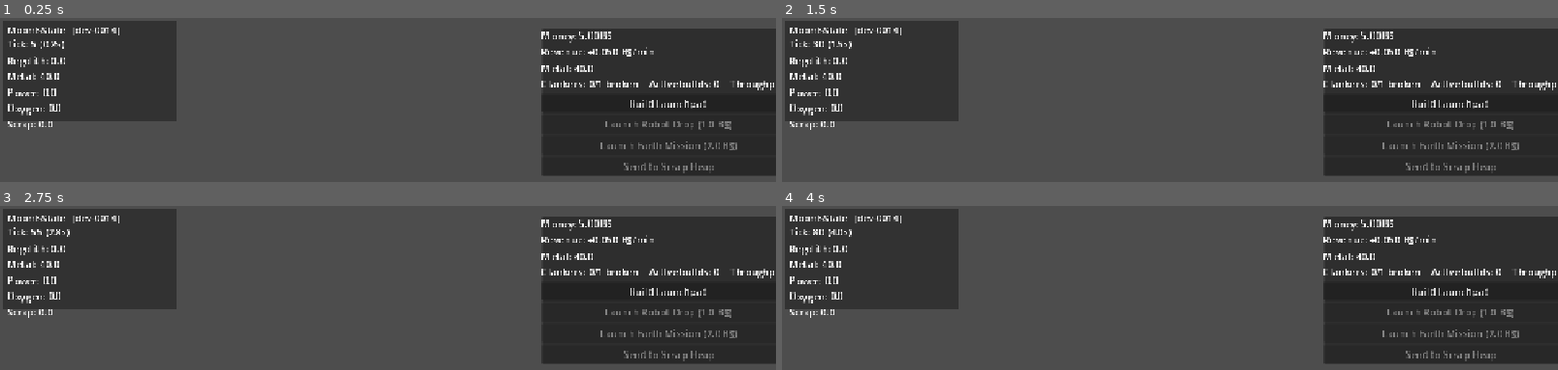
Above: before the commit, frames 1-4 (two rows, left to right).
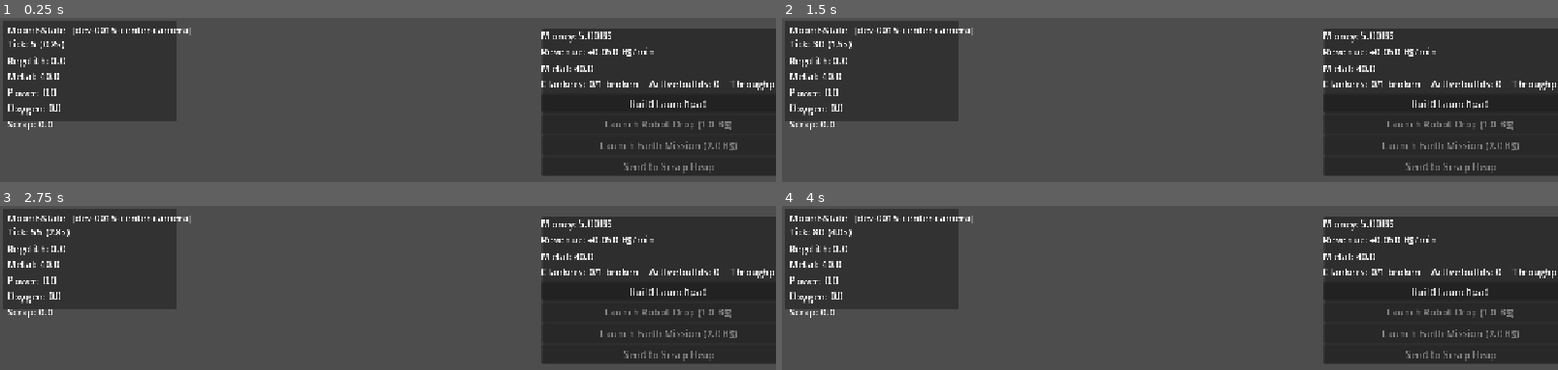
Above: after the commit, the same moments.

Repository: gitgrahamdunn/MoonIsState
Game: Godot game, scene res://scenes/game/Main.tscn
Same seed, same stepped clock (60 frames per second), same inputs: the game is played once before the commit and once after it.
Inputs (mouse positions are in pixels of both pictures, inside the frame that each line leads up to):
- Up to frame 1 (0.25 s): no input
- Up to frame 2 (1.5 s): click "Build Launchpad" at 0.5 s; tap Enter at 1.25 s; move the mouse to (outside the picture) at 1.27 s; hold Right (ui_right) from 1.28 s (still down); tap C at 1.35 s; click (outside the picture) at 1.42 s
- Up to frame 3 (2.75 s): release Right (ui_right) at 2 s; drag from (outside the picture) to (outside the picture) at 2.02 s
- Up to frame 4 (4 s): move the mouse to (1247, 327) at 2.77 s; hold Right (ui_right) 2.78-3.5 s; tap C at 2.85 s; drag from (outside the picture) to (937, 358) at 3.52 s

The runs differ from the first frame. In frame 1, 0.2% of the frame differs, in the area x 14-25%, y 5-11%; in frame 2, 0.2%; in frame 3, 0.2%; in frame 4, 0.2%.
Error in both runs: Invalid call. Nonexistent function 'get_screen_to_world' in base 'Camera2D'. (res://scripts/core/main.gd:158)

Commit message:
Center world camera on lander at match start

Diff:
--- a/scenes/game/Main.tscn
+++ b/scenes/game/Main.tscn
@@ -30,9 +30,10 @@
 [node name="Ground" type="Node2D" parent="WorldViewportContainer/WorldViewport/World"]
 script = ExtResource("6_f3j0w")
 
-[node name="Camera2D" type="Camera2D" parent="WorldViewportContainer/WorldViewport/World"]
+[node name="WorldCamera" type="Camera2D" parent="WorldViewportContainer/WorldViewport/World"]
 position = Vector2(640, 360)
 enabled = true
+zoom = Vector2(1, 1)
 
 [node name="WorldSpawner" type="Node2D" parent="WorldViewportContainer/WorldViewport/World"]
 script = ExtResource("2_wv6qq")
--- a/scripts/core/main.gd
+++ b/scripts/core/main.gd
@@ -1,6 +1,6 @@
 extends Node2D
 
-const BUILD_STAMP: String = "dev-0014"
+const BUILD_STAMP: String = "dev-0015-center-camera"
 const PAN_SPEED: float = 320.0
 const CAMERA_ZOOM_LEVELS: Array[float] = [1.0, 2.0, 3.0]
 
@@ -11,7 +11,7 @@
 @onready var launch_console: Control = $UILayer/HUD/LaunchConsole
 @onready var world_viewport_container: SubViewportContainer = $WorldViewportContainer
 @onready var world_viewport: SubViewport = $WorldViewportContainer/WorldViewport
-@onready var world_camera: Camera2D = $WorldViewportContainer/WorldViewport/World/Camera2D
+@onready var world_camera: Camera2D = get_node_or_null("WorldViewportContainer/WorldViewport/World/WorldCamera") as Camera2D
 
 var _zoom_index: int = 0
 
@@ -36,7 +36,7 @@
 	Sim.resources_changed.connect(_on_resources_changed)
 
 	Game.start_new_match()
-	_center_camera_on_focus_entity()
+	_center_camera_on_lander()
 	_reset_zoom()
 	log_startup_smoke_check()
 	await get_tree().process_frame
@@ -113,7 +113,7 @@
 	if event is InputEventKey and event.is_pressed() and not event.is_echo():
 		var key_event: InputEventKey = event as InputEventKey
 		if key_event.keycode == KEY_C:
-			_center_camera_on_focus_entity()
+			_center_camera_on_lander()
 			get_viewport().set_input_as_handled()
 			return
 		if key_event.keycode == KEY_HOME:
@@ -161,24 +161,42 @@
 	var zoom_value: float = CAMERA_ZOOM_LEVELS[_zoom_index]
 	world_camera.zoom = Vector2(zoom_value, zoom_value)
 
-func _center_camera_on_focus_entity() -> void:
+func _center_camera_on_lander() -> void:
+	if world_camera == null:
+		push_warning("[Camera] WorldCamera not found; cannot center.")
+		return
+
 	var focus_pos: Vector2 = Vector2.ZERO
-	var found_focus: bool = false
-	for entity_value: Variant in Sim.entities.values():
-		var entity: Dictionary = entity_value as Dictionary
-		if (entity.get("def_id", &"") as StringName) == &"hls_lander":
-			focus_pos = entity.get("pos", Vector2.ZERO) as Vector2
-			found_focus = true
+	var found: bool = false
+
+	for idv: Variant in Sim.entities.keys():
+		var id: int = int(idv)
+		var e: Dictionary = Sim.entities[id] as Dictionary
+		var def_id: StringName = e.get("def_id", &"") as StringName
+		var pos: Vector2 = e.get("pos", Vector2.ZERO) as Vector2
+		if def_id == &"hls_lander":
+			focus_pos = pos
+			found = true
 			break
-	if not found_focus:
-		for entity_value: Variant in Sim.entities.values():
-			var entity: Dictionary = entity_value as Dictionary
-			if (entity.get("def_id", &"") as StringName) == &"command_dome":
-				focus_pos = entity.get("pos", Vector2.ZERO) as Vector2
-				found_focus = true
+
+	if not found:
+		for idv: Variant in Sim.entities.keys():
+			var id2: int = int(idv)
+			var e2: Dictionary = Sim.entities[id2] as Dictionary
+			var def_id2: StringName = e2.get("def_id", &"") as StringName
+			var pos2: Vector2 = e2.get("pos", Vector2.ZERO) as Vector2
+			if def_id2 == &"command_dome":
+				focus_pos = pos2
+				found = true
 				break
-	if found_focus:
-		world_camera.position = focus_pos
+
+	if not found and Sim.entities.size() > 0:
+		var first_id: int = int(Sim.entities.keys()[0])
+		var e3: Dictionary = Sim.entities[first_id] as Dictionary
+		focus_pos = e3.get("pos", Vector2.ZERO) as Vector2
+
+	world_camera.global_position = focus_pos
+	print("[Camera] Centered on ", focus_pos)
 
 func _reset_zoom() -> void:
 	_zoom_index = 0
